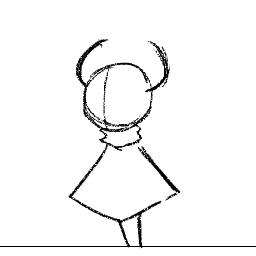
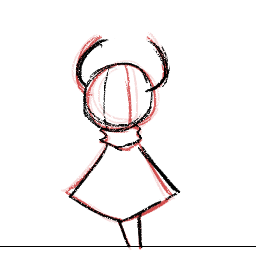
Revision of a layered (256, 256) image; what changed, layer by layer:
painted on "Paint Layer 1" over (128, 32, 168, 64)
